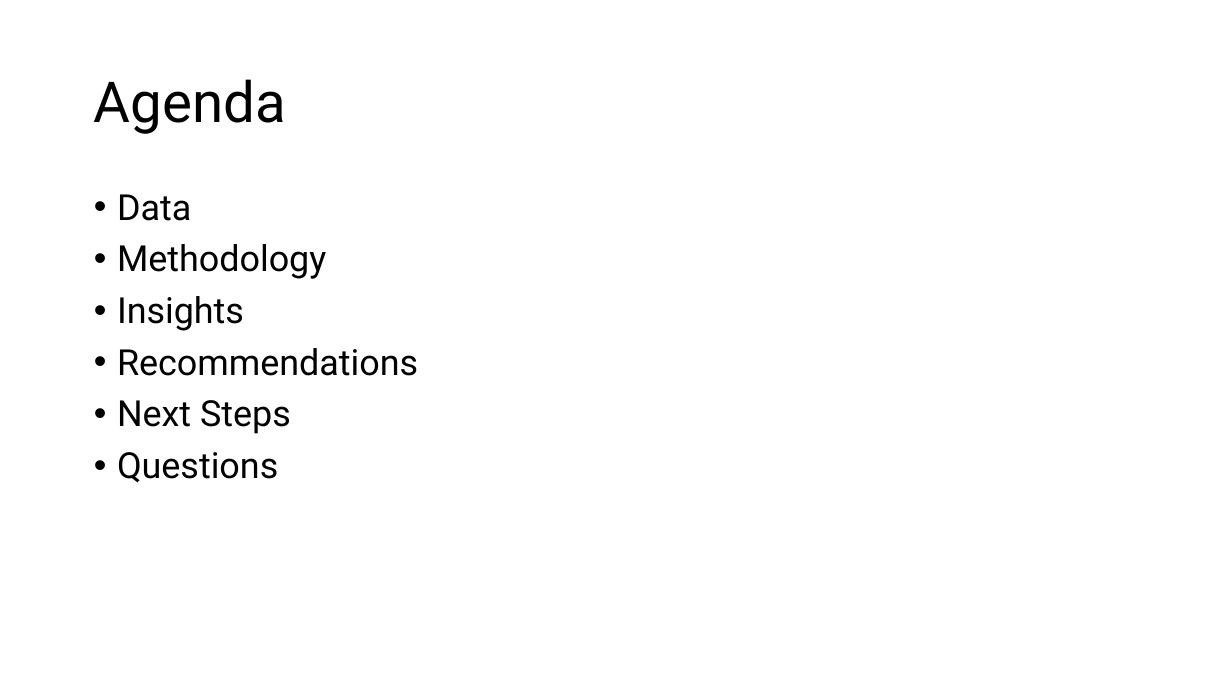
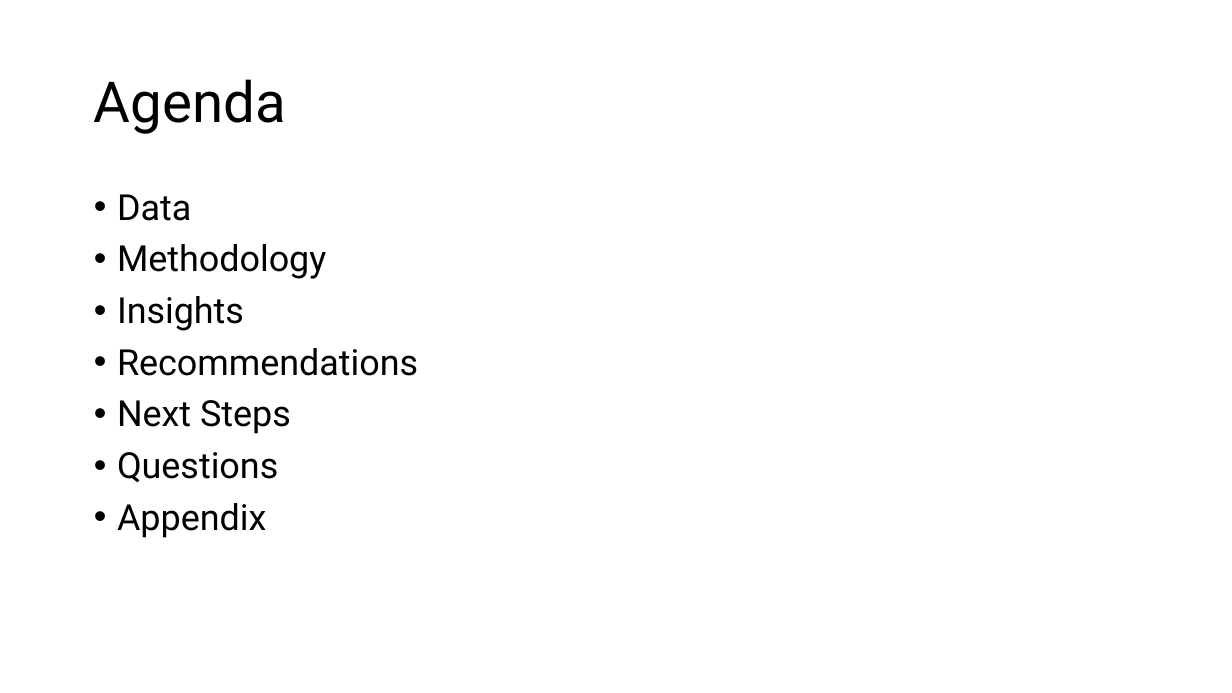
Before and after one commit to theroyalbob/perpay-final, a slide deck: slide 2 of Stewart-final-presentation.pptx. Drawn at 1232x693 pixels with LibreOffice and Linux fonts; fonts in the diff are those of the drawing. Boxes give left, top, right and bottom in pixels: in the first picture for what was removed or moved away, otherwise in the second. Text is boxed around its words. In the diff, an @@ line names an element or a change of style, - is before the commit and + after.

Commit message:
final final

```diff
--- a/Stewart-final-presentation.pptx
+++ b/Stewart-final-presentation.pptx
@@ text at <box>117,503,266,538</box>: paragraph added @@
+• Appendix
```
